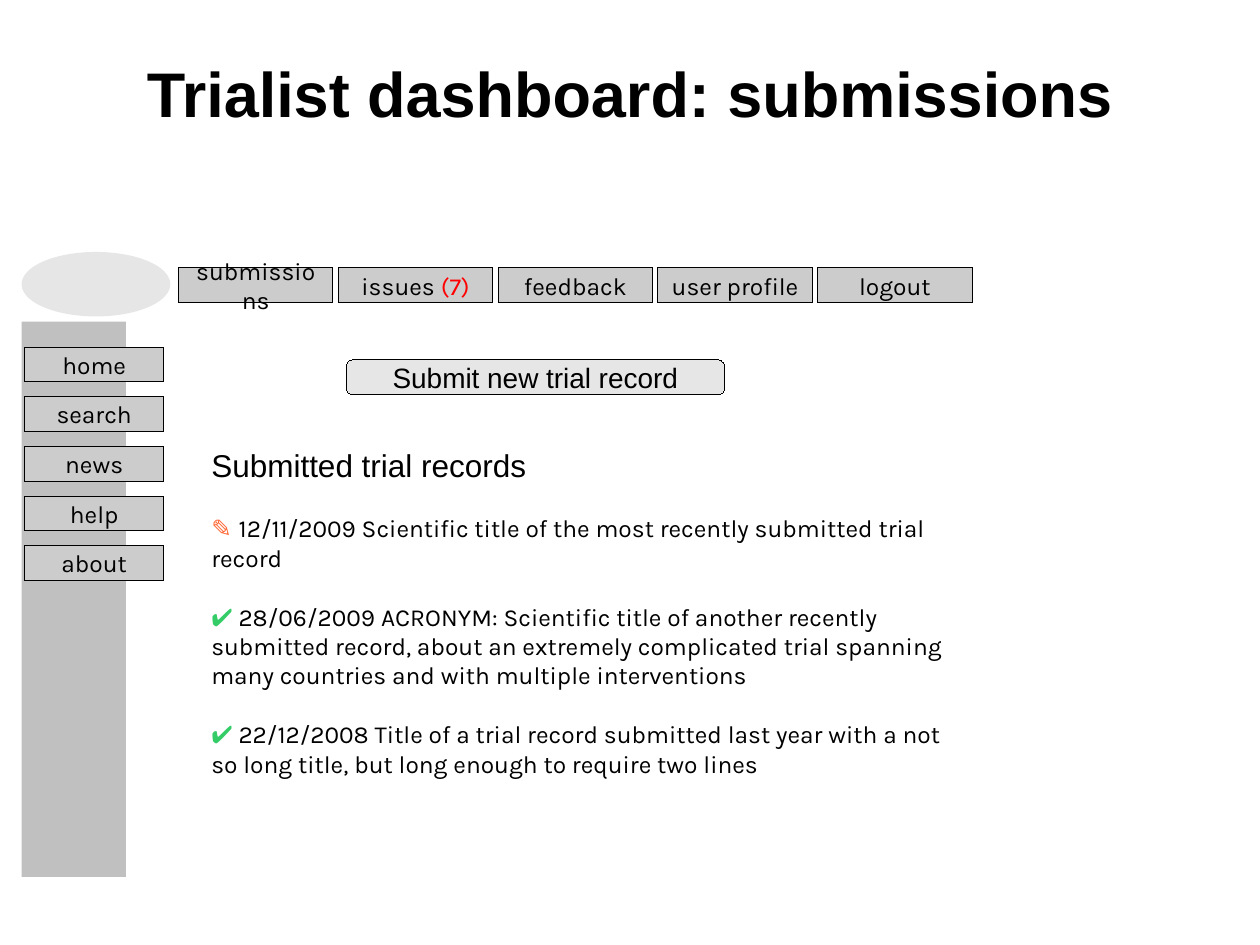
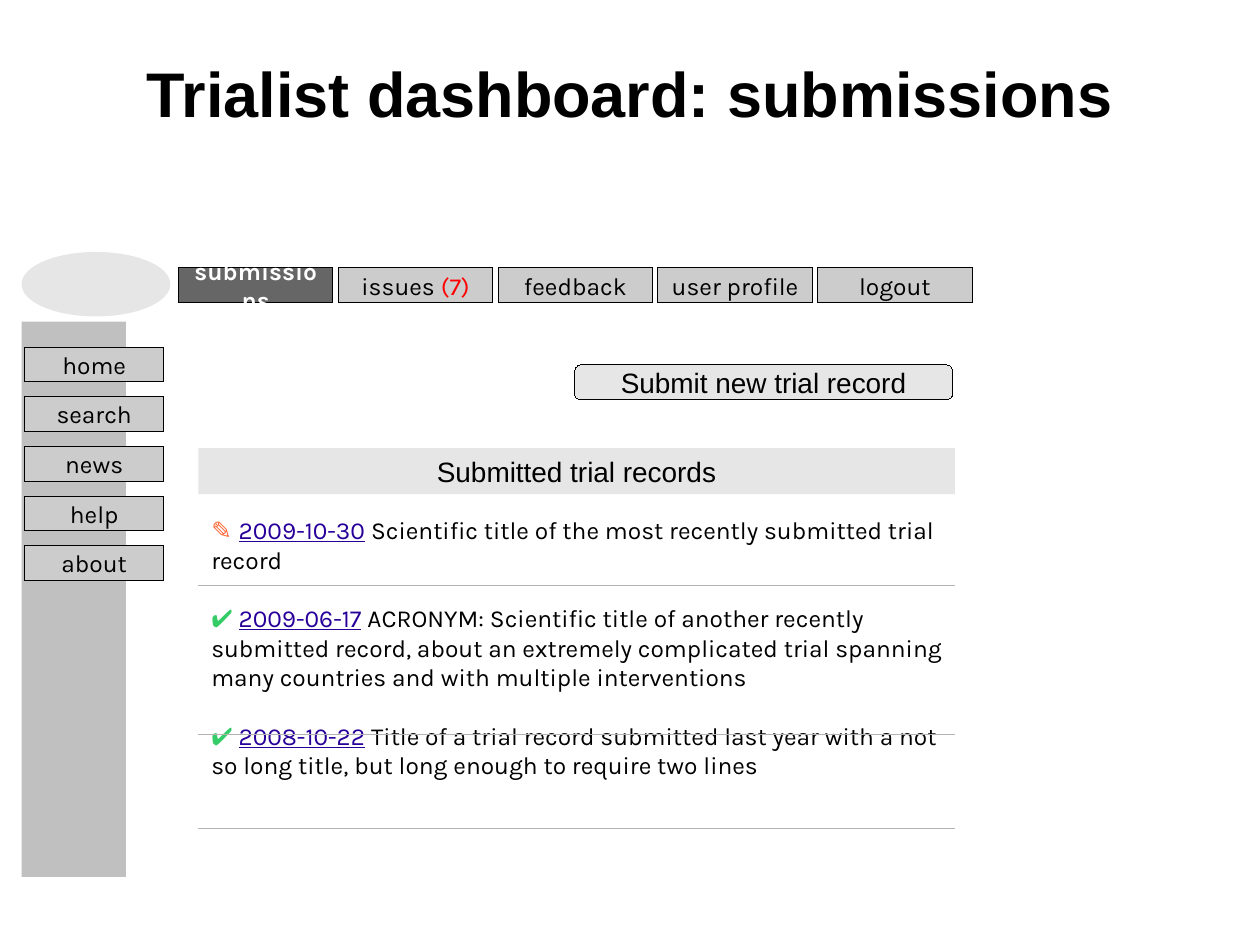
Before and after one commit to bireme/opentrials, a slide deck: slide 1 of docs/wireframes-2009-11.odp. Drawn at 1260x945 pixels with LibreOffice and Linux fonts; fonts in the diff are those of the drawing; background and template pictures are left out. Boxes give left, top, right and bottom in pixels: in the first picture for what was removed or moved away, otherwise in the second. Text is boxed around its words. In the diff, an @@ line names an element or a change of style, - is before the commit and + after.

```diff
--- a/docs/wireframes-2009-11.odp
+++ b/docs/wireframes-2009-11.odp
@@ rectangle "submissions" at box(179, 268, 334, 304): text colour #000000 to #FFFFFF, bold on; fill #CCCCCC to #666666 @@
@@ rounded rectangle "Submit new trial record": place and size @@
-rounded rectangle "Submit new trial record" at box(346, 360, 724, 396)
+rounded rectangle "Submit new trial record" at box(575, 365, 953, 401)
@@ rectangle added at box(198, 449, 954, 495), fill #E6E6E6, 16 pt, text #000000 @@
+Submitted trial records
@@ text at box(211, 522, 941, 780): text changed @@
-Submitted trial records
-✎ 12/11/2009 Scientific title of the most recently submitted trial record
-✔ 28/06/2009 ACRONYM: Scientific title of another recently submitted record, about an extremely complicated trial spanning many countries and with multiple interventions
-✔ 22/12/2008 Title of a trial record submitted last year with a not so long title, but long enough to require two lines
+✎ 2009-10-30 Scientific title of the most recently submitted trial record
+✔ 2009-06-17 ACRONYM: Scientific title of another recently submitted record, about an extremely complicated trial spanning many countries and with multiple interventions
+✔ 2008-10-22 Title of a trial record submitted last year with a not so long title, but long enough to require two lines
@@ line added from (198, 586) to (955, 586), #B3B3B3 0 pt @@
@@ line added from (198, 735) to (955, 735), #B3B3B3 0 pt @@
@@ line added from (198, 828) to (955, 828), #B3B3B3 0 pt @@
```
Also in this commit, not shown: 3 other slides changed, 4 slides added, 2 slides removed, 1 other file.
